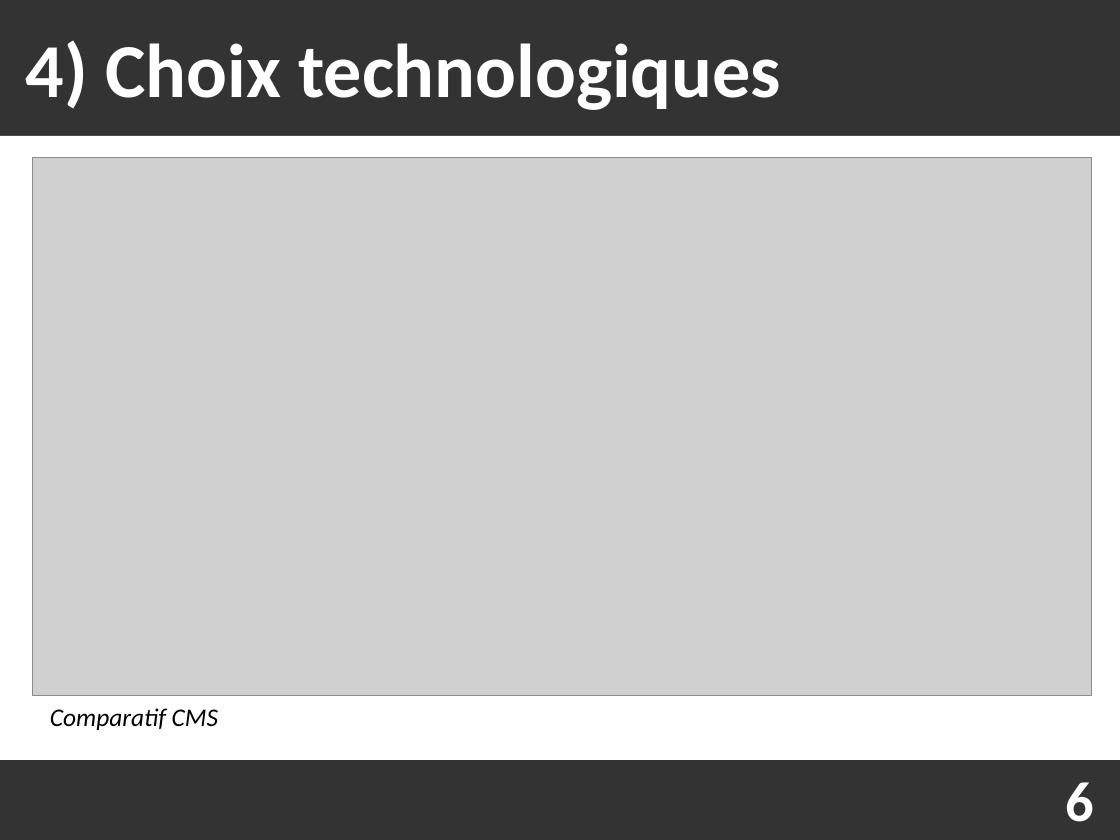
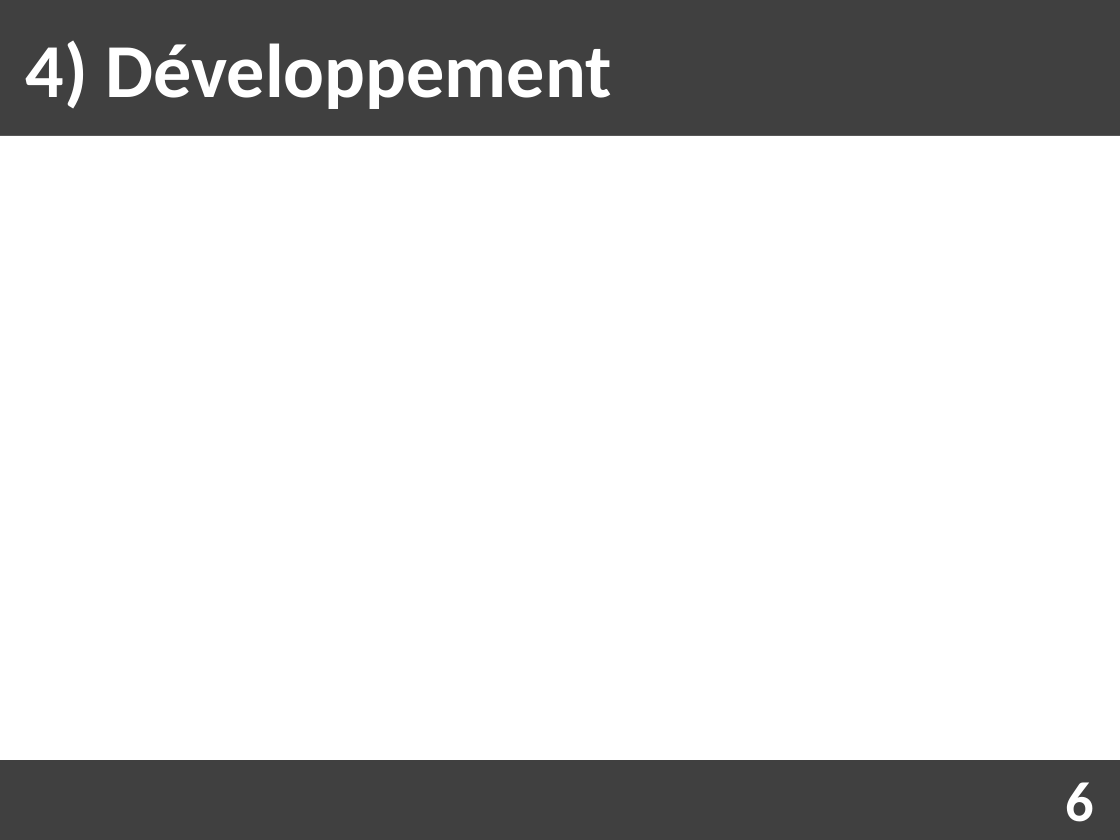
Before and after one commit to Fabou58/PROJET_5, a slide deck: slide 7 of soutenance/soutenance.odp. Drawn at 1120x840 pixels with LibreOffice and Linux fonts; fonts in the diff are those of the drawing; grey boxes stand for pictures. Boxes give left, top, right and bottom in pixels: in the first picture for what was removed or moved away, otherwise in the second. Text is boxed around its words. In the diff, an @@ line names an element or a change of style, - is before the commit and + after.

```diff
--- a/soutenance/soutenance.odp
+++ b/soutenance/soutenance.odp
@@ background #333333 to #404040 @@
@@ text at (26,41,611,109): text changed @@
-4) Choix technologiques
+4) Développement
@@ picture removed at (33,158,1093,696) @@
@@ text removed at (50,708,218,730) @@
-Comparatif CMS
```
Also in this commit, not shown: 10 other slides changed, 1 slide added, 1 slide removed, 1 other file.
